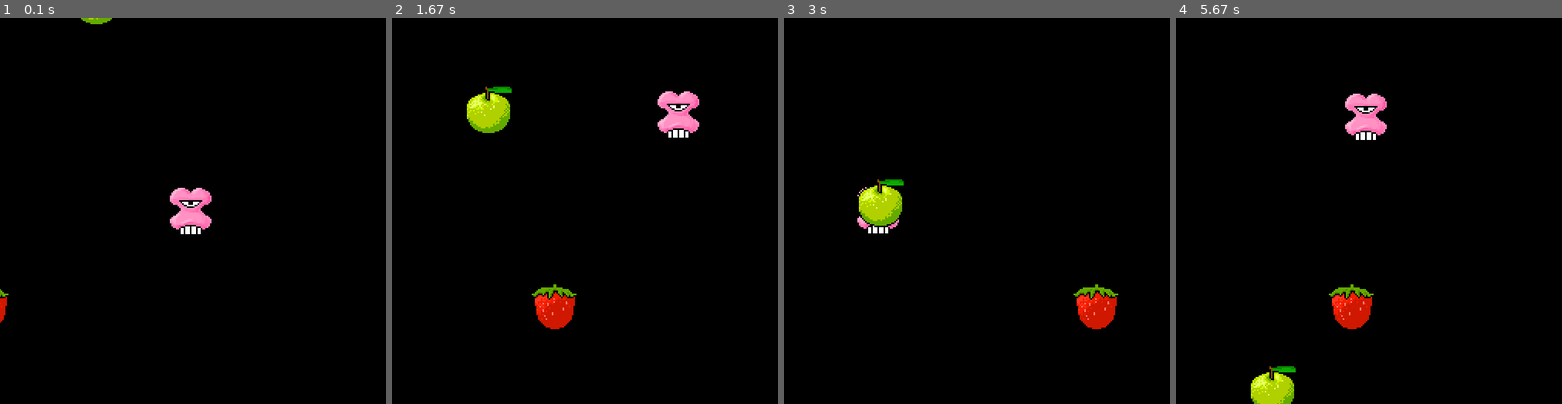
Above: before the commit, frames 1-4 (left to right).
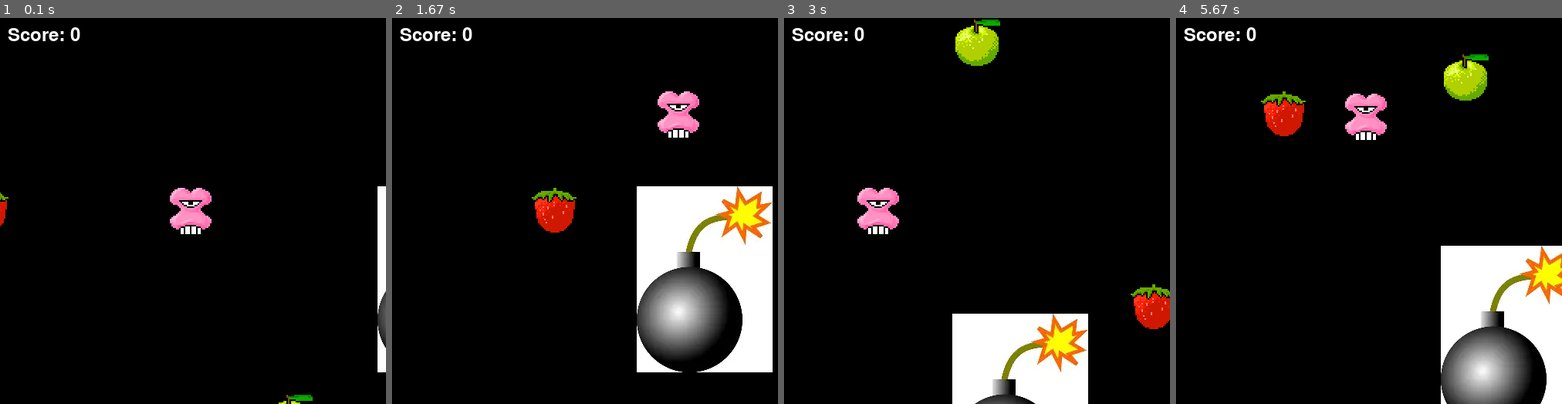
Above: after the commit, the same moments.

Repository: NasirGuyton/Pygame
Game: pygame game, started from game.py
Two runs of this game, one before a commit and one after it. Both use one fixed random seed, a clock stepped at 60 frames per second and the inputs below.
Inputs:
- Up to frame 1 (0.1 s): no input
- Up to frame 2 (1.67 s): hold Right 0.33-0.8 s; hold Up 0.83-1.13 s; hold Right 1.17-1.63 s
- Up to frame 3 (3 s): hold Left 1.67-2.2 s; hold Down 2.23-2.53 s; hold Left 2.57-2.97 s
- Up to frame 4 (5.67 s): hold Up 3-3.37 s; hold Right 3.4-4.03 s; hold Down 4.07-4.43 s; hold Left 4.47-4.93 s; hold Right 4.97-5.43 s; hold Up from 5.47 s (still down)

The runs differ from the first frame. In frame 1, 1.8% of the frame differs, in the area x 0-100%, y 0-100%; in frame 2, 18%, in the area x 2-99%, y 2-92%; in frame 3, 12%; in frame 4, 16%.

Commit message:
step 6 finished

Diff:
--- a/game.py
+++ b/game.py
@@ -6,11 +6,12 @@
 WIDTH = 500
 HEIGHT = 500
 screen = pygame.display.set_mode((WIDTH, HEIGHT))
-pygame.display.set_caption("Using Groups")
+pygame.display.set_caption("Collisions")
 
 clock = pygame.time.Clock()
 
 lanes = [93, 218, 343]
+SPEED_BOOST = 0.15
 
 
 class GameObject(pygame.sprite.Sprite):
@@ -19,37 +20,60 @@
         self.surf = pygame.image.load(image).convert_alpha()
         self.x = float(x)
         self.y = float(y)
+        self.rect = self.surf.get_rect()
 
     def render(self, screen):
+        self.rect.x = int(self.x)
+        self.rect.y = int(self.y)
         screen.blit(self.surf, (self.x, self.y))
 
     def move(self):
         pass
 
+    def increase_speed(self, amount):
+        pass
+
 
 class Apple(GameObject):
     def __init__(self):
         super().__init__(0, 0, "apple.png")
         self.dx = 0
-        self.dy = (randint(0, 200) / 100) + 1
+        self.dy = 0
         self.reset()
 
     def move(self):
         self.x += self.dx
         self.y += self.dy
 
-        if self.y > HEIGHT:
+        if self.dy > 0 and self.y > HEIGHT:
+            self.reset()
+        elif self.dy < 0 and self.y < -64:
             self.reset()
 
     def reset(self):
         self.x = choice(lanes)
-        self.y = -64
+        direction = choice(["down", "up"])
+
+        if direction == "down":
+            self.y = -64
+            self.dx = 0
+            self.dy = (randint(0, 200) / 100) + 1
+        else:
+            self.y = HEIGHT
+            self.dx = 0
+            self.dy = -((randint(0, 200) / 100) + 1)
+
+    def increase_speed(self, amount):
+        if self.dy > 0:
+            self.dy += amount
+        else:
+            self.dy -= amount
 
 
 class Strawberry(GameObject):
     def __init__(self):
         super().__init__(0, 0, "strawberry.png")
-        self.dx = (randint(0, 200) / 100) + 1
+        self.dx = 0
         self.dy = 0
         self.reset()
 
@@ -57,12 +81,88 @@
         self.x += self.dx
         self.y += self.dy
 
-        if self.x > WIDTH:
-            self.reset()
-
-    def reset(self):
-        self.x = -64
+        if self.dx > 0 and self.x > WIDTH:
+            self.reset()
+        elif self.dx < 0 and self.x < -64:
+            self.reset()
+
+    def reset(self):
         self.y = choice(lanes)
+        direction = choice(["right", "left"])
+
+        if direction == "right":
+            self.x = -64
+            self.dx = (randint(0, 200) / 100) + 1
+            self.dy = 0
+        else:
+            self.x = WIDTH
+            self.dx = -((randint(0, 200) / 100) + 1)
+            self.dy = 0
+
+    def increase_speed(self, amount):
+        if self.dx > 0:
+            self.dx += amount
+        else:
+            self.dx -= amount
+
+
+class Bomb(GameObject):
+    def __init__(self):
+        super().__init__(0, 0, "bomb.png")
+        self.dx = 0
+        self.dy = 0
+        self.reset()
+
+    def move(self):
+        self.x += self.dx
+        self.y += self.dy
+
+        if self.dx > 0 and self.x > WIDTH:
+            self.reset()
+        elif self.dx < 0 and self.x < -64:
+            self.reset()
+        elif self.dy > 0 and self.y > HEIGHT:
+            self.reset()
+        elif self.dy < 0 and self.y < -64:
+            self.reset()
+
+    def reset(self):
+        direction = choice(["down", "up", "right", "left"])
+        speed = (randint(0, 200) / 100) + 1
+
+        if direction == "down":
+            self.x = choice(lanes)
+            self.y = -64
+            self.dx = 0
+            self.dy = speed
+
+        elif direction == "up":
+            self.x = choice(lanes)
+            self.y = HEIGHT
+            self.dx = 0
+            self.dy = -speed
+
+        elif direction == "right":
+            self.x = -64
+            self.y = choice(lanes)
+            self.dx = speed
+            self.dy = 0
+
+        elif direction == "left":
+            self.x = WIDTH
+            self.y = choice(lanes)
+            self.dx = -speed
+            self.dy = 0
+
+    def increase_speed(self, amount):
+        if self.dx > 0:
+            self.dx += amount
+        elif self.dx < 0:
+            self.dx -= amount
+        elif self.dy > 0:
+            self.dy += amount
+        elif self.dy < 0:
+            self.dy -= amount
 
 
 class Player(GameObject):
@@ -103,20 +203,42 @@
         self.y -= (self.y - self.dy) * 0.25
 
     def reset(self):
+        self.pos_x = 1
+        self.pos_y = 1
         self.x = lanes[self.pos_x]
         self.y = lanes[self.pos_y]
         self.dx = self.x
         self.dy = self.y
 
 
+def reset_game(player, fruits, bomb):
+    player.reset()
+    for fruit in fruits:
+        fruit.reset()
+    bomb.reset()
+
+
+def speed_up_entities(group, amount):
+    for entity in group:
+        entity.increase_speed(amount)
+
+
 player = Player()
+
 apple = Apple()
 strawberry = Strawberry()
+bomb = Bomb()
 
 all_sprites = pygame.sprite.Group()
-all_sprites.add(player)
-all_sprites.add(apple)
-all_sprites.add(strawberry)
+fruit_sprites = pygame.sprite.Group()
+danger_sprites = pygame.sprite.Group()
+
+all_sprites.add(player, apple, strawberry, bomb)
+fruit_sprites.add(apple, strawberry)
+danger_sprites.add(bomb)
+
+score = 0
+font = pygame.font.SysFont(None, 36)
 
 running = True
 while running:
@@ -142,6 +264,20 @@
         entity.move()
         entity.render(screen)
 
+    fruit = pygame.sprite.spritecollideany(player, fruit_sprites)
+    if fruit:
+        fruit.reset()
+        score += 1
+        speed_up_entities(fruit_sprites, SPEED_BOOST)
+        speed_up_entities(danger_sprites, SPEED_BOOST)
+
+    if pygame.sprite.collide_rect(player, bomb):
+        reset_game(player, fruit_sprites, bomb)
+        score = 0
+
+    score_text = font.render(f"Score: {score}", True, (255, 255, 255))
+    screen.blit(score_text, (10, 10))
+
     pygame.display.flip()
     clock.tick(60)
 
Binary file added: bomb.png
